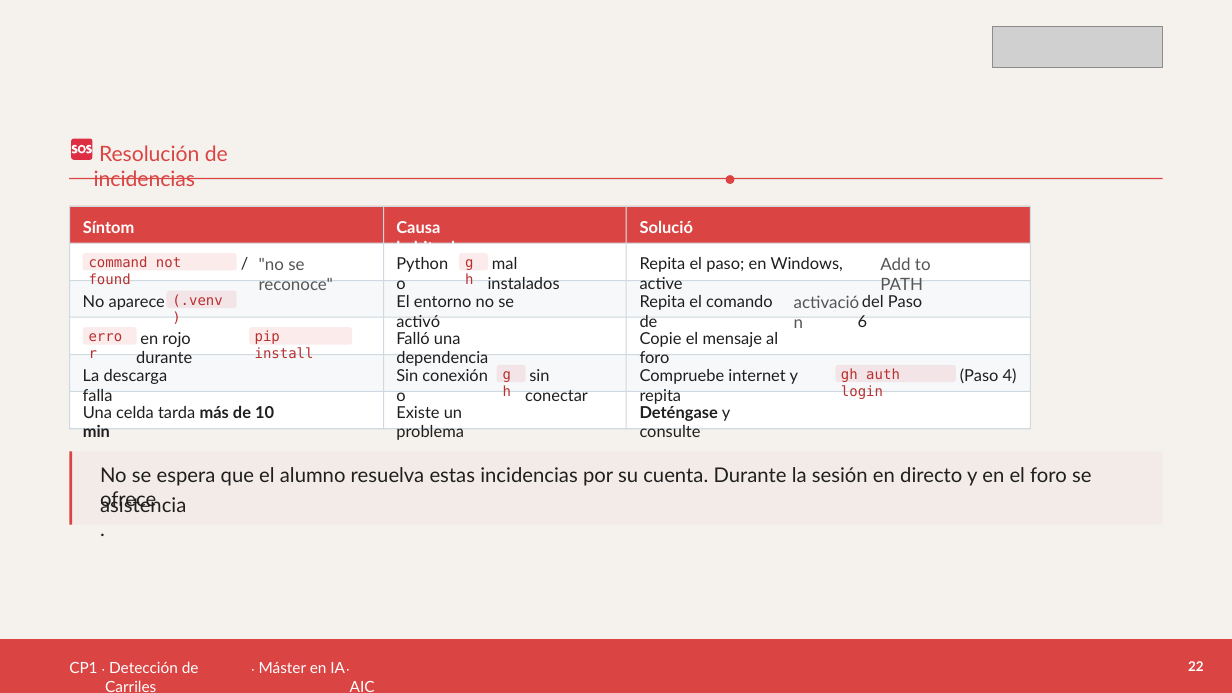
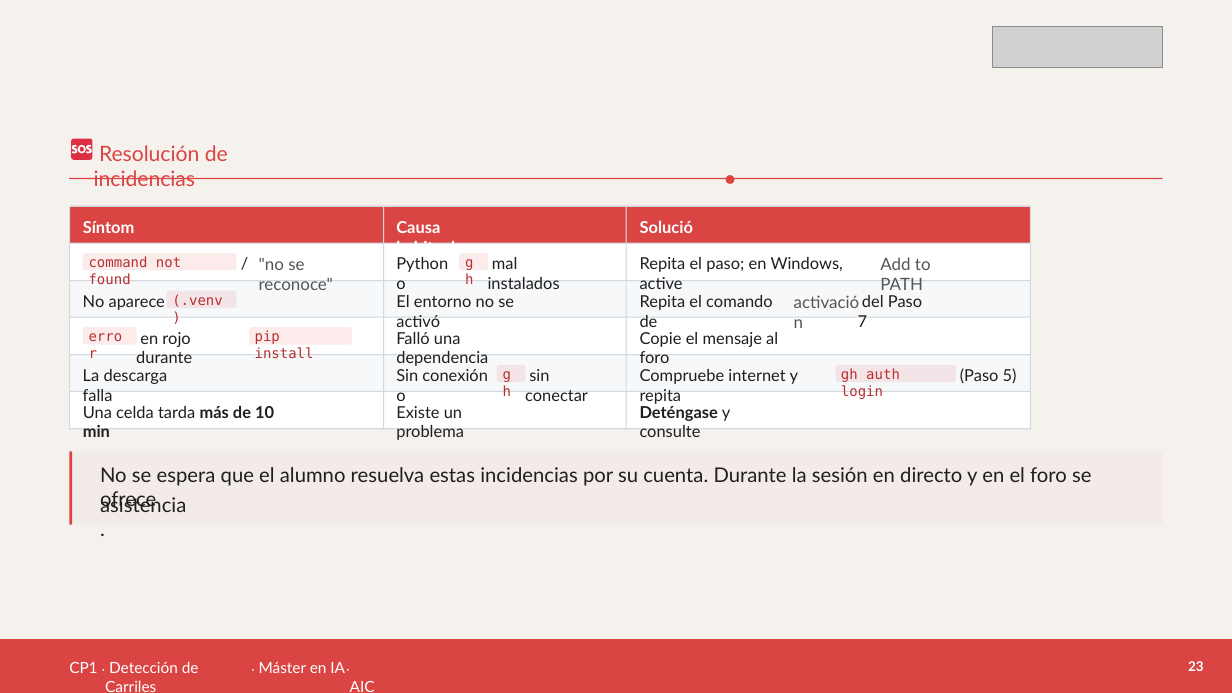
Before and after one commit to codx-digital/master-ia-practicas, a slide deck: slide 23 of CP1-carriles/rendered/CP1-dosier-alumno.pptx (slide 22 before the commit). Drawn at 1232x693 pixels with LibreOffice and Linux fonts; fonts in the diff are those of the drawing; grey boxes stand for pictures. Boxes give left, top, right and bottom in pixels: in the first picture for what was removed or moved away, otherwise in the second. Text is boxed around its words. In the diff, an @@ line names an element or a change of style, - is before the commit and + after.

```diff
--- a/CP1-carriles/rendered/CP1-dosier-alumno.pptx
+++ b/CP1-carriles/rendered/CP1-dosier-alumno.pptx
@@ text at [858, 295, 922, 327]: text changed @@
-del Paso 6
+del Paso 7
@@ text at [960, 368, 1017, 383]: text changed @@
-(Paso 4)
+(Paso 5)
@@ text at [1188, 661, 1204, 671]: text changed @@
-22
+23
```
Also in this commit, not shown: 28 other slides changed, 1 slide added, 3 other files.
